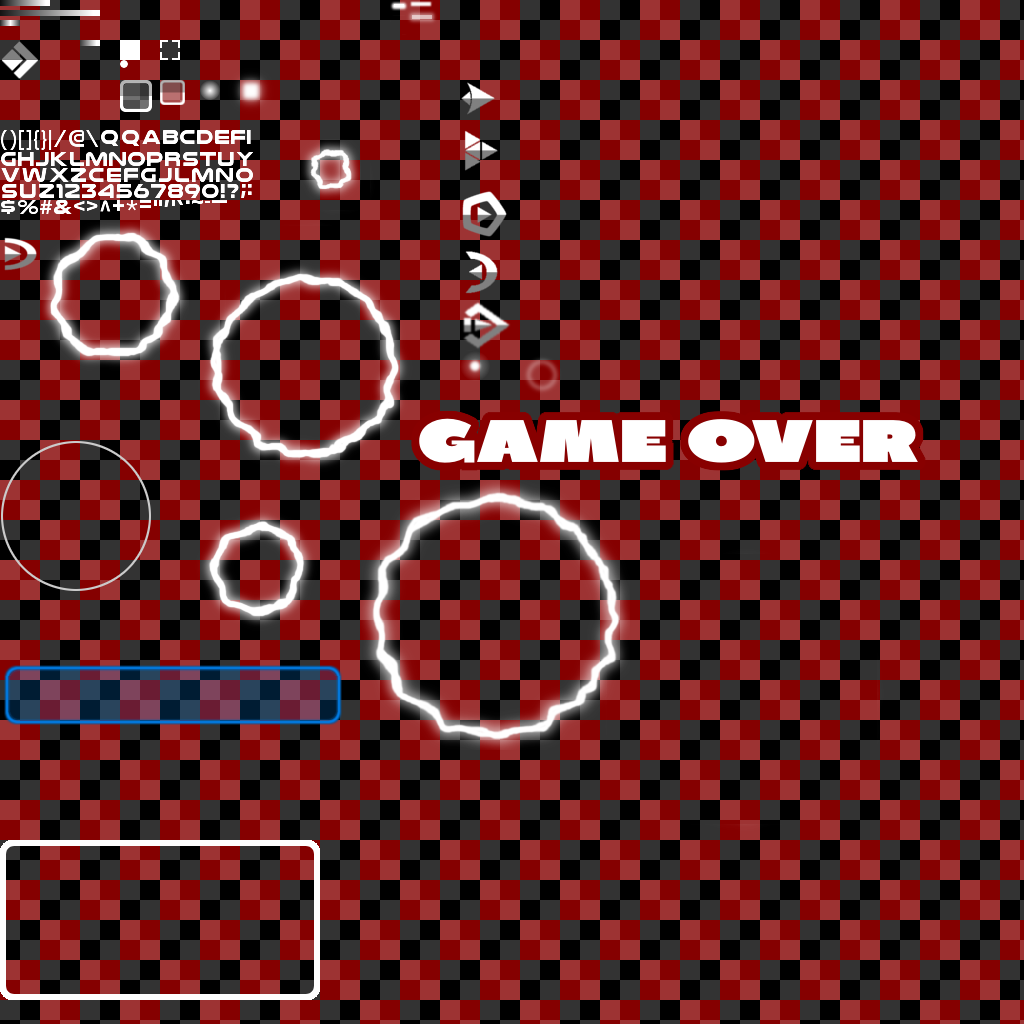
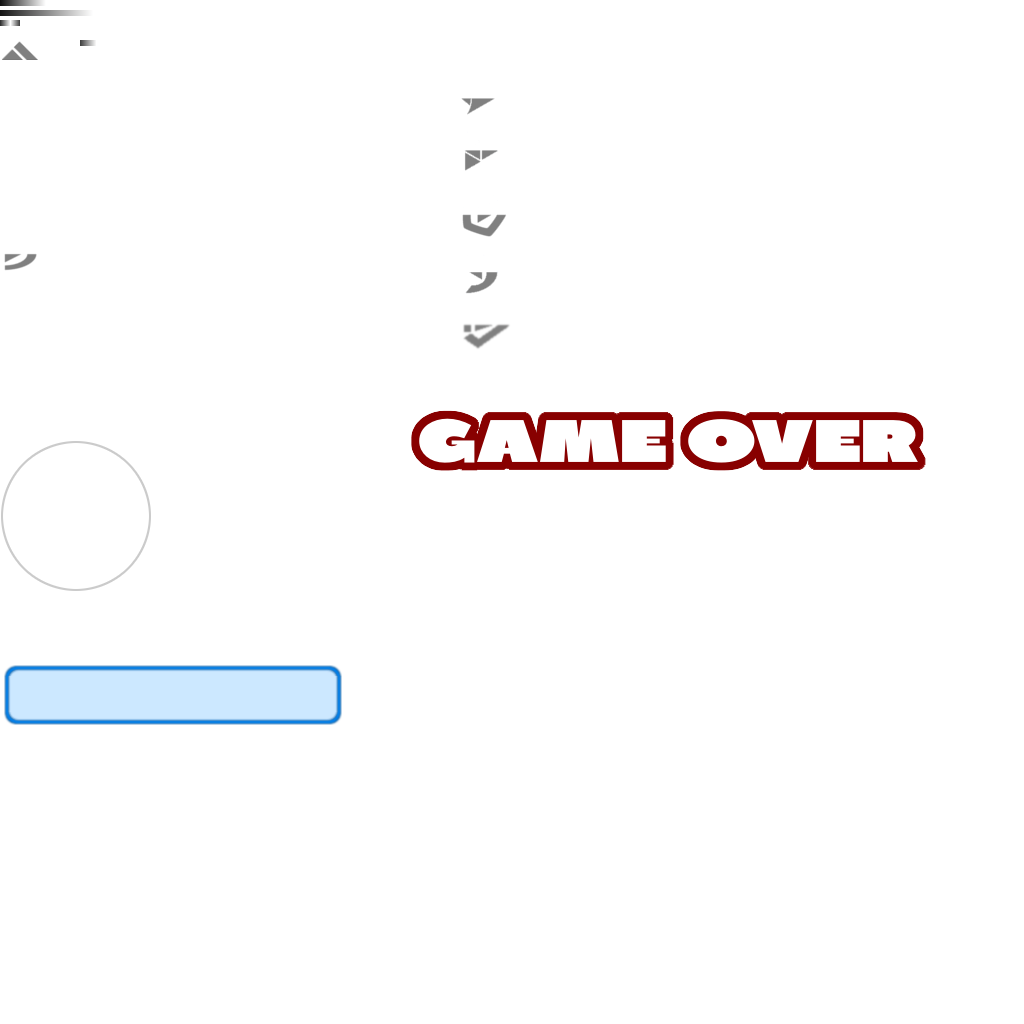
Before/after of a 1024px x 1024px layered artwork. What changed in the layer stack:
added layer "Ebene #22" above "Ebene #21" over <box>210,30,230,51</box>
added layer "Ebene #21" above "Ebene #6" over <box>200,20,240,60</box>
painted on "Ebene #6" over <box>120,80,185,112</box>
hid "Ebene #17" over <box>0,0,1024,1024</box>
